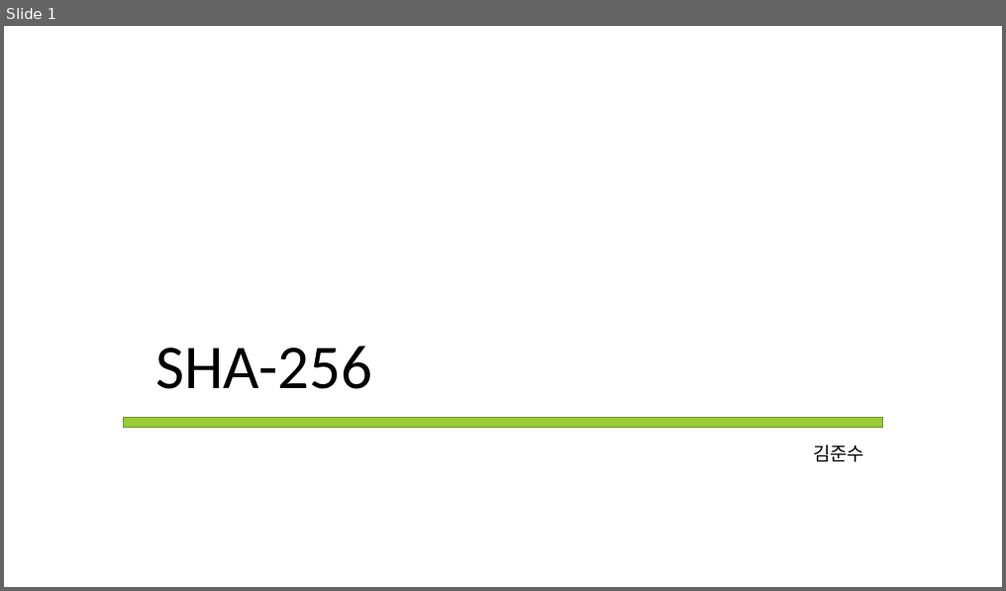
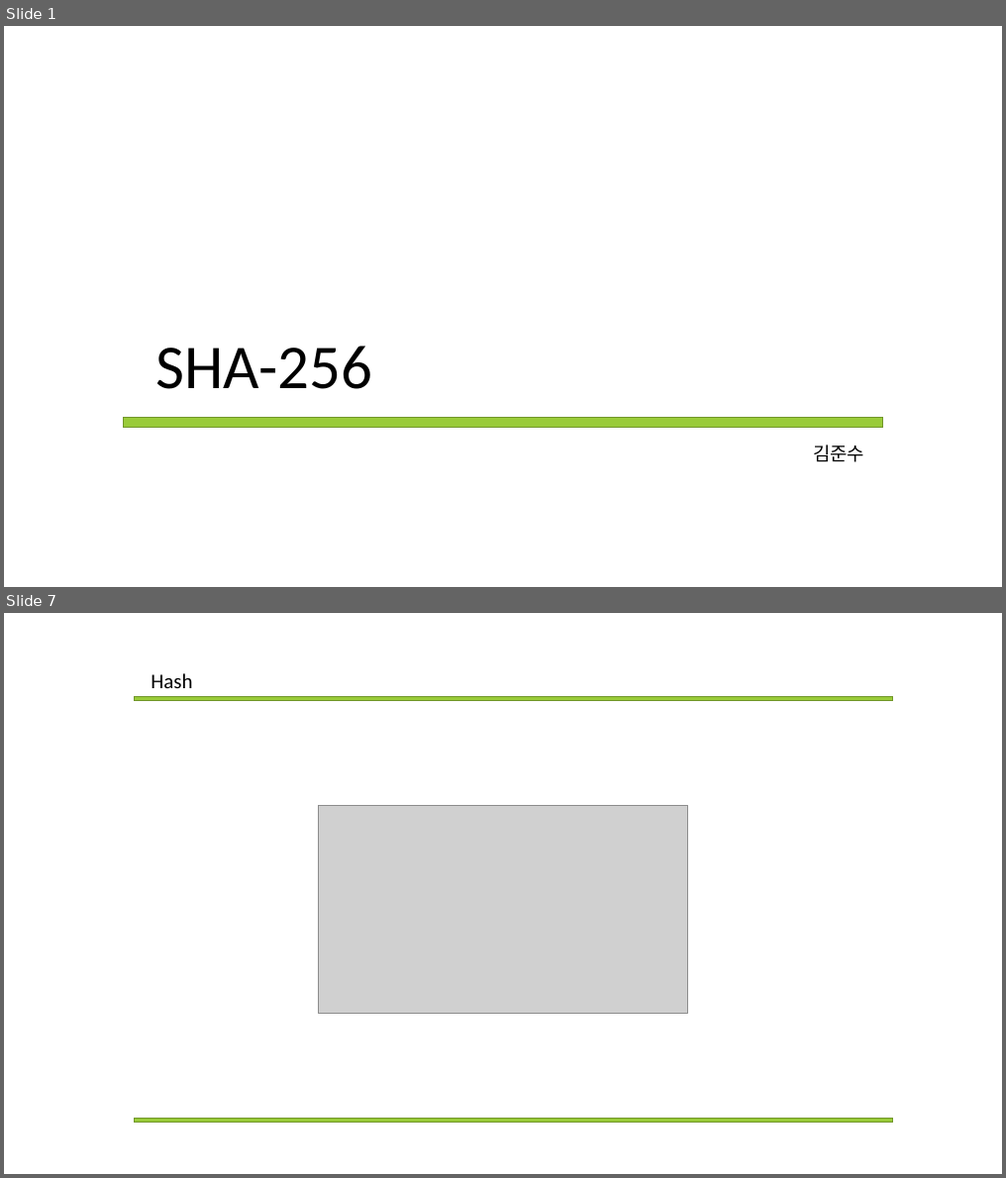
Before and after one commit to Mikusnuz/MyPractice, a slide deck: Study/13. SHA256.pptx. Shown one above the other, each under a label of ours: slide 1 before the commit, slides 1 and 7 after it; the slides between them are not shown. The pictures are 1006x591 and 1006x1178 pixels, drawn with LibreOffice and Linux fonts; fonts in the diff are those of the drawing; grey boxes stand for pictures. Boxes give left, top, right and bottom in pixels: in the first picture for what was removed or moved away, otherwise in the second. Text is boxed around its words. In the diff, an @@ line names an element or a change of style, - is before the commit and + after.

```diff
--- a/Study/13. SHA256.pptx
+++ b/Study/13. SHA256.pptx
@@ slide 7 added at <box>4,613,1002,1174</box>, background #FFFFFF @@
@@ rectangle added at <box>134,697,893,700</box>, fill #99CB38, outline #719629 1 pt @@
@@ text added at <box>151,673,192,688</box>, 20 pt, text #000000 @@
+Hash
@@ picture added at <box>319,805,688,1014</box> @@
@@ rectangle added at <box>134,1118,893,1122</box>, fill #99CB38, outline #719629 1 pt @@
```
Also in this commit, not shown: 1 slide changed, 7 other slides added, 1 slide removed.
